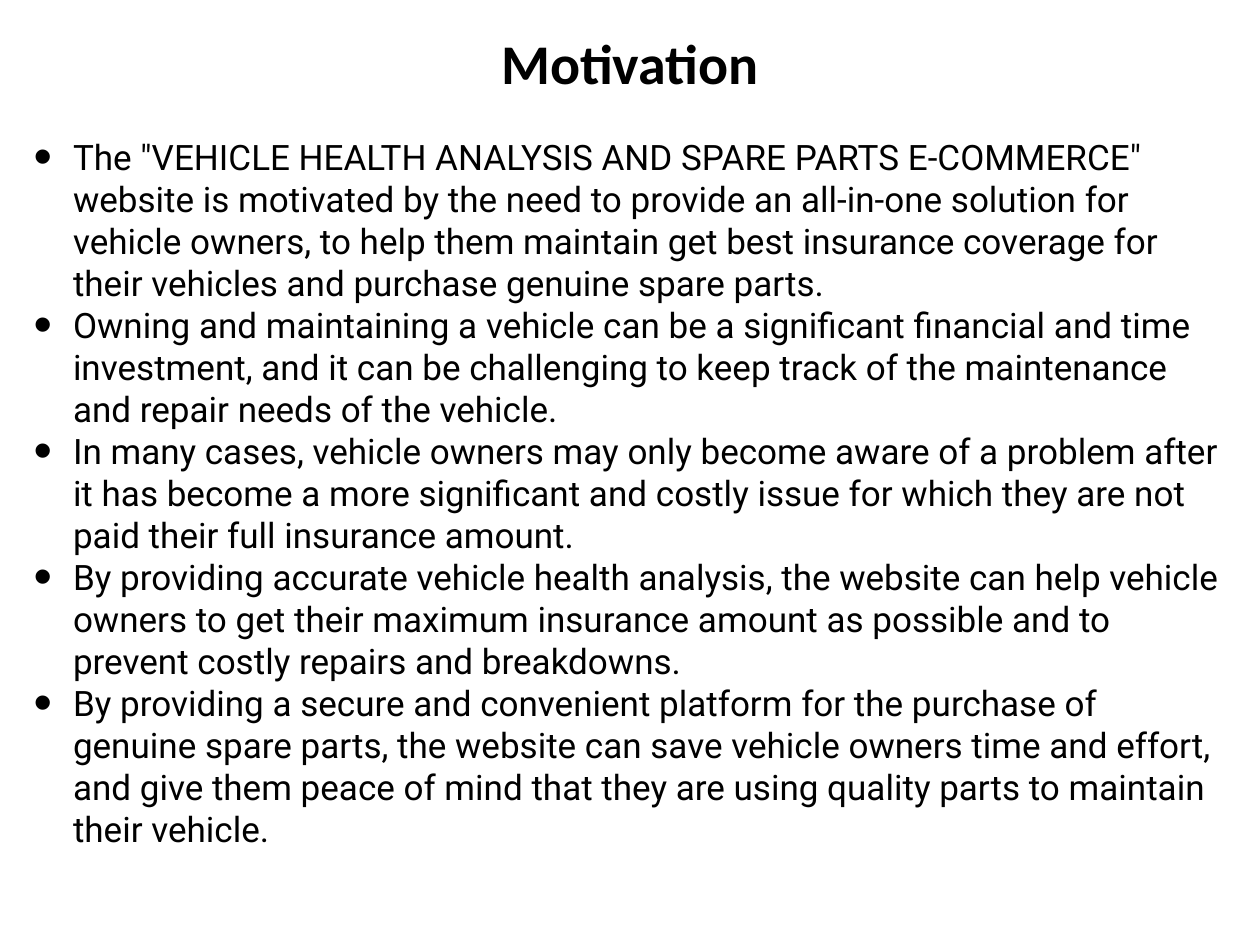
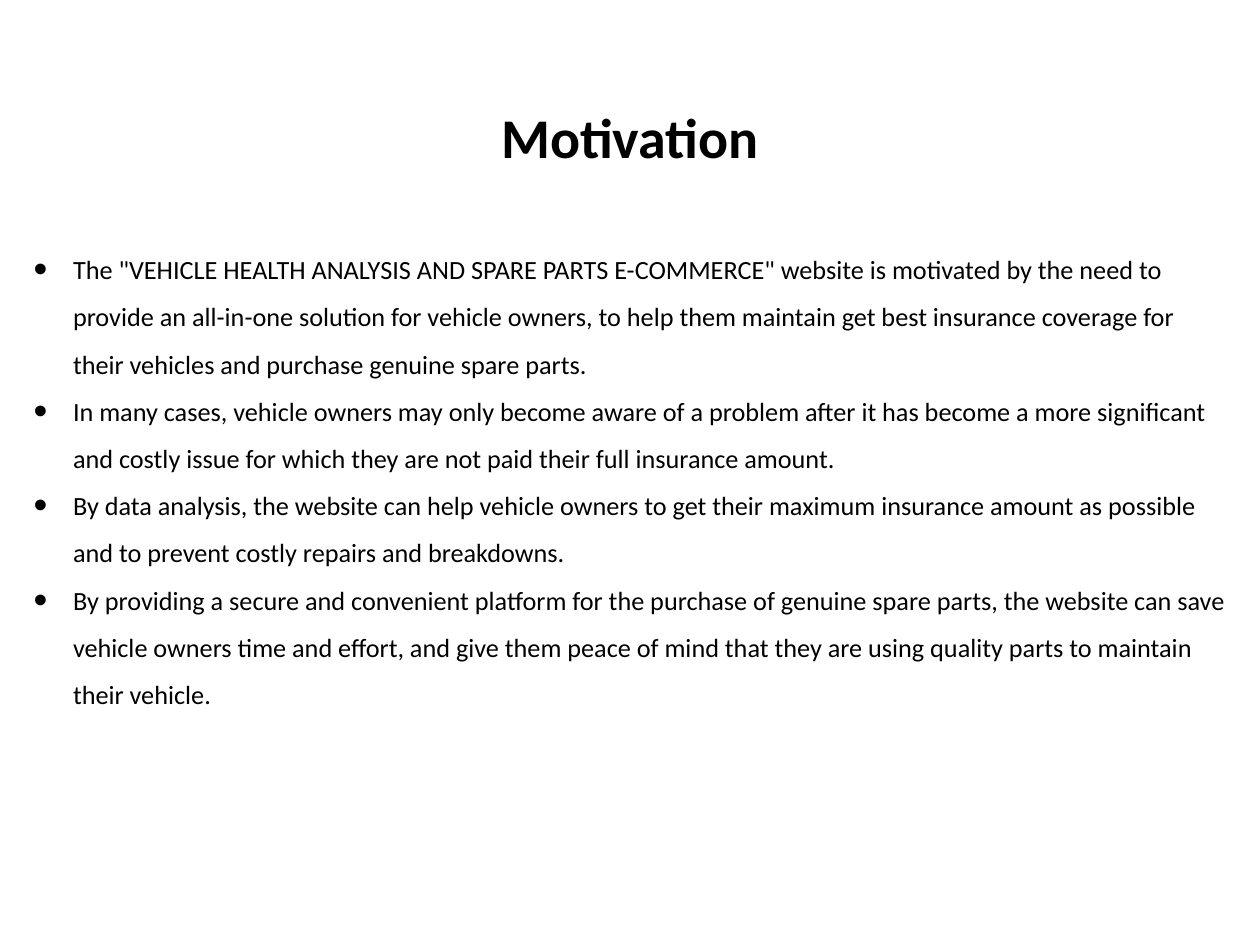
Before and after one commit to yuvrajsinghchauhan/Vehicle-Health-Analysis-and-Spare-Parts-E-Commerce, a slide deck: slide 5 of Review 2 ppt for Vehicle Health Analysis and Spare Parts E-Commerce.pptx. Drawn at 1260x945 pixels with LibreOffice and Linux fonts; fonts in the diff are those of the drawing. Boxes give left, top, right and bottom in pixels: in the first picture for what was removed or moved away, otherwise in the second. Text is boxed around its words. In the diff, an @@ line names an element or a change of style, - is before the commit and + after.

```diff
--- a/Review 2 ppt for Vehicle Health Analysis and Spare Parts E-Commerce.pptx
+++ b/Review 2 ppt for Vehicle Health Analysis and Spare Parts E-Commerce.pptx
@@ text "Motivation": place and size @@
-text "Motivation" at [501, 44, 759, 85]
+text "Motivation" at [501, 118, 759, 159]
@@ text "The "VEHICLE HEALTH ANALYSIS AND ...": place and size @@
-text "The "VEHICLE HEALTH ANALYSIS AND ..." at [73, 143, 1218, 843]
+text "The "VEHICLE HEALTH ANALYSIS AND ..." at [73, 260, 1224, 705]
@@ text at [73, 260, 1224, 705]: size 20 to 15 pt, font Roboto to Calibri in "The "VEHICLE HEALTH ANALYSIS AND SPARE PARTS ...", "In many cases, vehicle owners may only ...", "By providing a secure and convenient platform ..."; line spacing 1 to 1.5 @@
@@ text at [73, 311, 1190, 429]: paragraph removed @@
-• Owning and maintaining a vehicle can be a significant financial and time investment, and it can be challenging to keep track of the maintenance and repair needs of the vehicle.
@@ text at [73, 496, 1195, 567]: text changed; size 20 to 15 pt; font Roboto to Calibri @@
-• By providing accurate vehicle health analysis, the website can help vehicle owners to get their maximum insurance amount as possible and to prevent costly repairs and breakdowns.
+• By data analysis, the website can help vehicle owners to get their maximum insurance amount as possible and to prevent costly repairs and breakdowns.
```
Also in this commit, not shown: 8 other slides changed, 2 other files.
